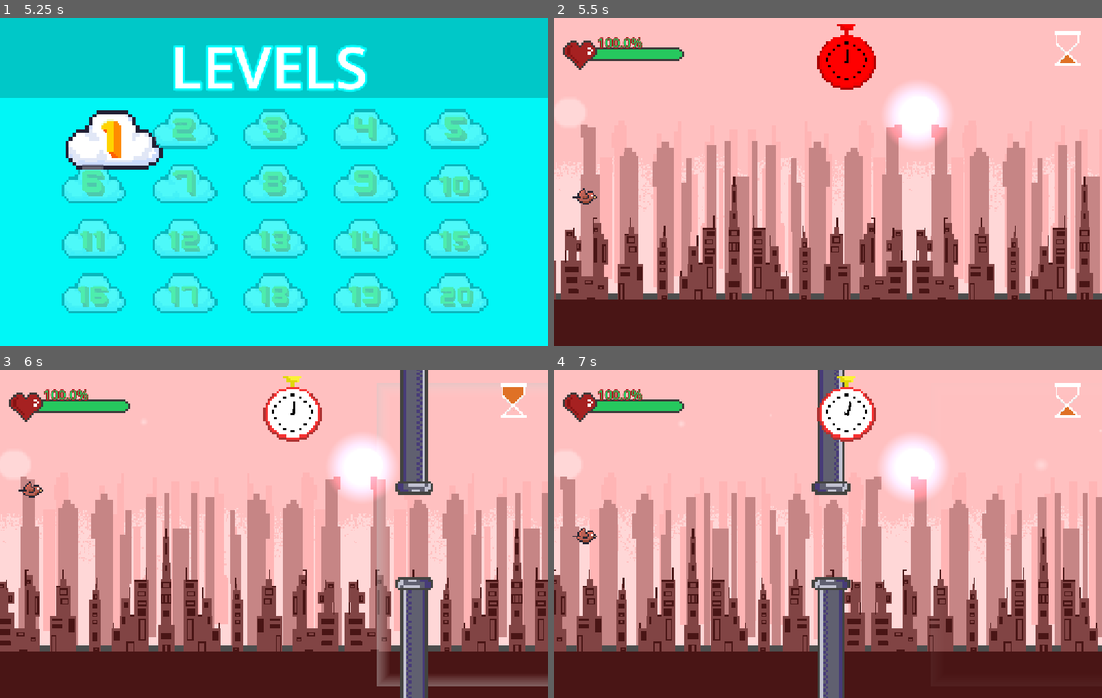
Above: before the commit, frames 1-4 (two rows, left to right).
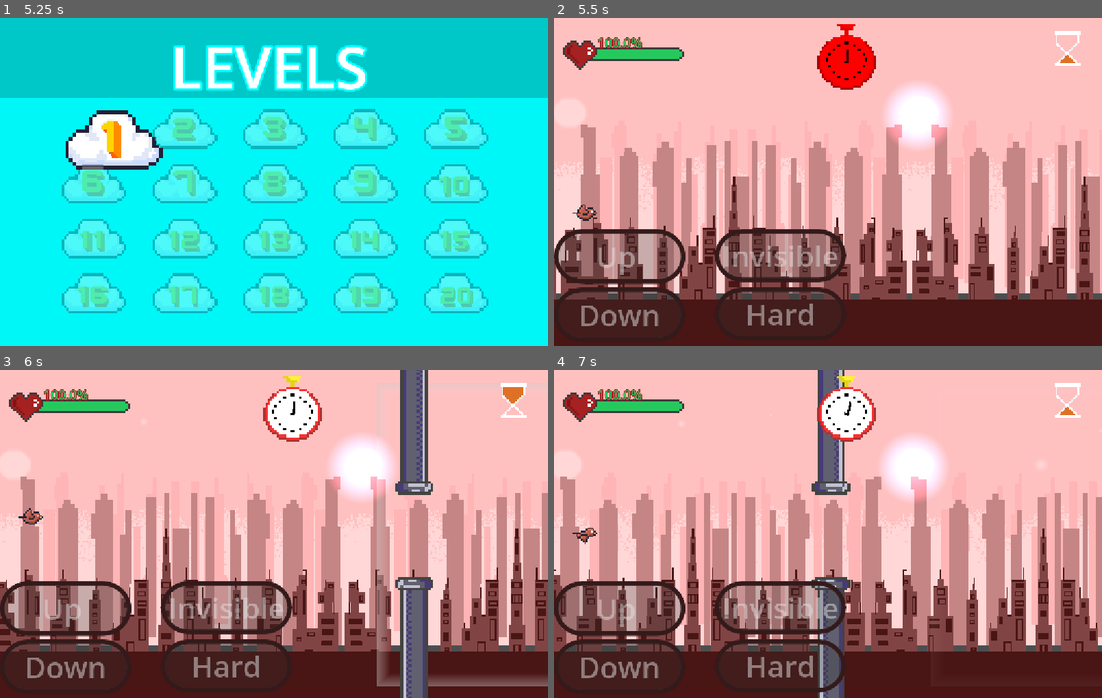
Above: after the commit, the same moments.

Repository: ItzAshmit/Inverse-flappy-bird
Game: Godot game, scene res://Scenes/main_menu.tscn
Same seed, same stepped clock (60 frames per second), same inputs: the game is played once before the commit and once after it.
Inputs (mouse positions are in pixels of both pictures, inside the frame that each line leads up to):
- Up to frame 1 (5.25 s): click "Play" at 0.5 s; tap Enter at 1.25, 2.75, 4.25 s; move the mouse to (394, 165) at 1.27 s; click (394, 165) at 1.42 s; tap Space at 2, 3.5, 5 s; move the mouse to (164, 198) at 2.02 s; click (164, 198) at 2.17 s; move the mouse to (328, 109) at 2.77 s; click (328, 109) at 2.92 s; move the mouse to (246, 247) at 3.52 s; click (246, 247) at 3.67 s; move the mouse to (438, 231) at 4.27 s; click (438, 231) at 4.42 s; move the mouse to (109, 132) at 5.02 s; click (109, 132) at 5.17 s
- Up to frame 2 (5.5 s): no input
- Up to frame 3 (6 s): move the mouse to (421, 537) at 5.77 s; click (421, 537) at 5.92 s
- Up to frame 4 (7 s): move the mouse to (745, 452) at 6.52 s; click (745, 452) at 6.67 s

Frame 1 is identical in both runs. In frame 2, 6.4% of the frame differs, in the area x 0-54%, y 51-94%; in frame 3, 6.5%; in frame 4, 6.5%, in the area x 0-54%, y 48-99%.

Commit message:
added buttons UI

Diff:
--- a/Scenes/levels/baselevel.tscn
+++ b/Scenes/levels/baselevel.tscn
@@ -32,6 +32,94 @@
 
 [sub_resource type="RectangleShape2D" id="RectangleShape2D_fbpkw"]
 size = Vector2(190.5, 215)
+
+[sub_resource type="StyleBoxFlat" id="StyleBoxFlat_xb5p2"]
+bg_color = Color(1, 0.84313726, 0.6313726, 0.73333335)
+border_width_left = 10
+border_width_top = 10
+border_width_right = 10
+border_width_bottom = 10
+border_color = Color(0.5411765, 0.31764707, 0.31764707, 1)
+corner_radius_top_left = 100
+corner_radius_top_right = 100
+corner_radius_bottom_right = 100
+corner_radius_bottom_left = 100
+
+[sub_resource type="StyleBoxFlat" id="StyleBoxFlat_qfa6q"]
+bg_color = Color(1, 0.84313726, 0.6313726, 0.73333335)
+border_color = Color(0.5411765, 0.31764707, 0.31764707, 1)
+corner_radius_top_left = 100
+corner_radius_top_right = 100
+corner_radius_bottom_right = 100
+corner_radius_bottom_left = 100
+
+[sub_resource type="StyleBoxFlat" id="StyleBoxFlat_8vhgc"]
+bg_color = Color(1, 0.84313726, 0.6313726, 0.73333335)
+border_width_left = 5
+border_width_top = 5
+border_width_right = 5
+border_width_bottom = 5
+border_color = Color(0.5411765, 0.31764707, 0.31764707, 1)
+corner_radius_top_left = 100
+corner_radius_top_right = 100
+corner_radius_bottom_right = 100
+corner_radius_bottom_left = 100
+
+[sub_resource type="StyleBoxFlat" id="StyleBoxFlat_0f7ud"]
+bg_color = Color(0.19215687, 0.19215687, 0.19215687, 0.26666668)
+border_width_left = 10
+border_width_top = 10
+border_width_right = 10
+border_width_bottom = 10
+border_color = Color(0.20484135, 0.10422372, 0.10423792, 1)
+corner_radius_top_left = 100
+corner_radius_top_right = 100
+corner_radius_bottom_right = 100
+corner_radius_bottom_left = 100
+
+[sub_resource type="StyleBoxFlat" id="StyleBoxFlat_0kbvy"]
+bg_color = Color(1, 0.84313726, 0.6313726, 0.73333335)
+border_color = Color(0.5411765, 0.31764707, 0.31764707, 1)
+corner_radius_top_left = 100
+corner_radius_top_right = 100
+corner_radius_bottom_right = 100
+corner_radius_bottom_left = 100
+
+[sub_resource type="StyleBoxFlat" id="StyleBoxFlat_wa4fy"]
+bg_color = Color(0.19215687, 0.19215687, 0.19215687, 0.26666668)
+border_width_left = 10
+border_width_top = 10
+border_width_right = 10
+border_width_bottom = 10
+border_color = Color(0.20484135, 0.10422372, 0.10423792, 1)
+corner_radius_top_left = 100
+corner_radius_top_right = 100
+corner_radius_bottom_right = 100
+corner_radius_bottom_left = 100
+
+[sub_resource type="StyleBoxFlat" id="StyleBoxFlat_jvvi0"]
+bg_color = Color(0.19215687, 0.19215687, 0.19215687, 0.26666668)
+border_width_left = 10
+border_width_top = 10
+border_width_right = 10
+border_width_bottom = 10
+border_color = Color(0.20484135, 0.10422372, 0.10423792, 1)
+corner_radius_top_left = 100
+corner_radius_top_right = 100
+corner_radius_bottom_right = 100
+corner_radius_bottom_left = 100
+
+[sub_resource type="StyleBoxFlat" id="StyleBoxFlat_ow2y3"]
+bg_color = Color(0.19215687, 0.19215687, 0.19215687, 0.26666668)
+border_width_left = 10
+border_width_top = 10
+border_width_right = 10
+border_width_bottom = 10
+border_color = Color(0.20484135, 0.10422372, 0.10423792, 1)
+corner_radius_top_left = 100
+corner_radius_top_right = 100
+corner_radius_bottom_right = 100
+corner_radius_bottom_left = 100
 
 [sub_resource type="Animation" id="Animation_fbpkw"]
 length = 0.001
@@ -234,44 +322,68 @@
 scale = Vector2(5, 5)
 
 [node name="Buttons" type="Control" parent="CanvasLayer" unique_id=900641882]
-visible = false
 layout_mode = 3
 anchors_preset = 0
 
 [node name="ButtonDown" type="Button" parent="CanvasLayer/Buttons" unique_id=967273571]
-visible = false
 layout_mode = 1
-offset_right = 53.0
-offset_bottom = 31.0
+offset_top = 592.0
+offset_right = 288.0
+offset_bottom = 712.0
 mouse_filter = 1
+theme_override_font_sizes/font_size = 64
+theme_override_styles/normal = SubResource("StyleBoxFlat_xb5p2")
+theme_override_styles/pressed = SubResource("StyleBoxFlat_qfa6q")
+theme_override_styles/hover = SubResource("StyleBoxFlat_8vhgc")
+theme_override_styles/disabled = SubResource("StyleBoxFlat_0f7ud")
+disabled = true
 toggle_mode = true
 text = "Down"
 
 [node name="ButtonUp" type="Button" parent="CanvasLayer/Buttons" unique_id=1827578824]
-visible = false
-layout_mode = 0
-offset_right = 8.0
-offset_bottom = 8.0
+layout_mode = 1
+offset_top = 464.0
+offset_right = 288.0
+offset_bottom = 584.0
 mouse_filter = 1
+theme_override_font_sizes/font_size = 64
+theme_override_styles/normal = SubResource("StyleBoxFlat_xb5p2")
+theme_override_styles/pressed = SubResource("StyleBoxFlat_0kbvy")
+theme_override_styles/hover = SubResource("StyleBoxFlat_8vhgc")
+theme_override_styles/disabled = SubResource("StyleBoxFlat_wa4fy")
+disabled = true
 toggle_mode = true
-text = "Up
-"
+text = "Up "
 
 [node name="ButtonInvi" type="Button" parent="CanvasLayer/Buttons" unique_id=1858261480]
-visible = false
-layout_mode = 0
-offset_right = 8.0
-offset_bottom = 8.0
+layout_mode = 1
+offset_left = 352.0
+offset_top = 464.0
+offset_right = 640.0
+offset_bottom = 580.0
 mouse_filter = 1
+theme_override_font_sizes/font_size = 64
+theme_override_styles/normal = SubResource("StyleBoxFlat_xb5p2")
+theme_override_styles/pressed = SubResource("StyleBoxFlat_0kbvy")
+theme_override_styles/hover = SubResource("StyleBoxFlat_8vhgc")
+theme_override_styles/disabled = SubResource("StyleBoxFlat_jvvi0")
+disabled = true
 toggle_mode = true
-text = "Invi"
+text = "Invisible"
 
 [node name="ButtonHard" type="Button" parent="CanvasLayer/Buttons" unique_id=726347594]
-visible = false
-layout_mode = 0
-offset_right = 8.0
-offset_bottom = 8.0
+layout_mode = 1
+offset_left = 352.0
+offset_top = 592.0
+offset_right = 640.0
+offset_bottom = 708.0
 mouse_filter = 1
+theme_override_font_sizes/font_size = 64
+theme_override_styles/normal = SubResource("StyleBoxFlat_xb5p2")
+theme_override_styles/pressed = SubResource("StyleBoxFlat_0kbvy")
+theme_override_styles/hover = SubResource("StyleBoxFlat_8vhgc")
+theme_override_styles/disabled = SubResource("StyleBoxFlat_ow2y3")
+disabled = true
 toggle_mode = true
 text = "Hard"
 
--- a/Scenes/levels/level5.tscn
+++ b/Scenes/levels/level5.tscn
@@ -9,29 +9,14 @@
 modulate = Color(0, 0.69803923, 1, 1)
 
 [node name="Buttons" parent="CanvasLayer" parent_id_path=PackedInt32Array(757289853) index="2" unique_id=900641882]
-visible = true
+offset_right = 40.0
+offset_bottom = 40.0
 
 [node name="ButtonDown" parent="CanvasLayer/Buttons" index="0" unique_id=967273571]
-visible = true
-offset_left = 1008.0
-offset_top = 263.0
-offset_right = 1111.0
-offset_bottom = 294.0
+disabled = false
 
 [node name="ButtonUp" parent="CanvasLayer/Buttons" index="1" unique_id=1827578824]
-visible = true
-layout_mode = 1
-anchors_preset = 3
-anchor_left = 1.0
-anchor_top = 1.0
-anchor_right = 1.0
-anchor_bottom = 1.0
-offset_left = 962.0
-offset_top = 175.0
-offset_right = 1072.0
-offset_bottom = 206.0
-grow_horizontal = 0
-grow_vertical = 0
+disabled = false
 
 [node name="bird" parent="BirdParent" parent_id_path=PackedInt32Array(1120941888) index="0" unique_id=1757279582 instance=ExtResource("2_0kbvy")]
-lives = 2
+maxhealth = 200.0
--- a/Scripts/birds/bird.gd
+++ b/Scripts/birds/bird.gd
@@ -9,7 +9,7 @@
 var level
 var health : float
 var pipes
-var speed:int = 150
+var speed:int = 100
 var gravity:int = 320
 var jumped = false
 var goingdown = false
--- a/Scripts/pipe.gd
+++ b/Scripts/pipe.gd
@@ -25,6 +25,9 @@
 	$"../../BirdParent".get_child(0).animation.play("new_animation")
 
 func _on_screen_exited() -> void:
+	var tween := create_tween()
+	tween.tween_property(self, "modulate", Color.RED, 0.5).set_trans(Tween.TRANS_ELASTIC)
+	await tween.finished
 	queue_free()
 
 
